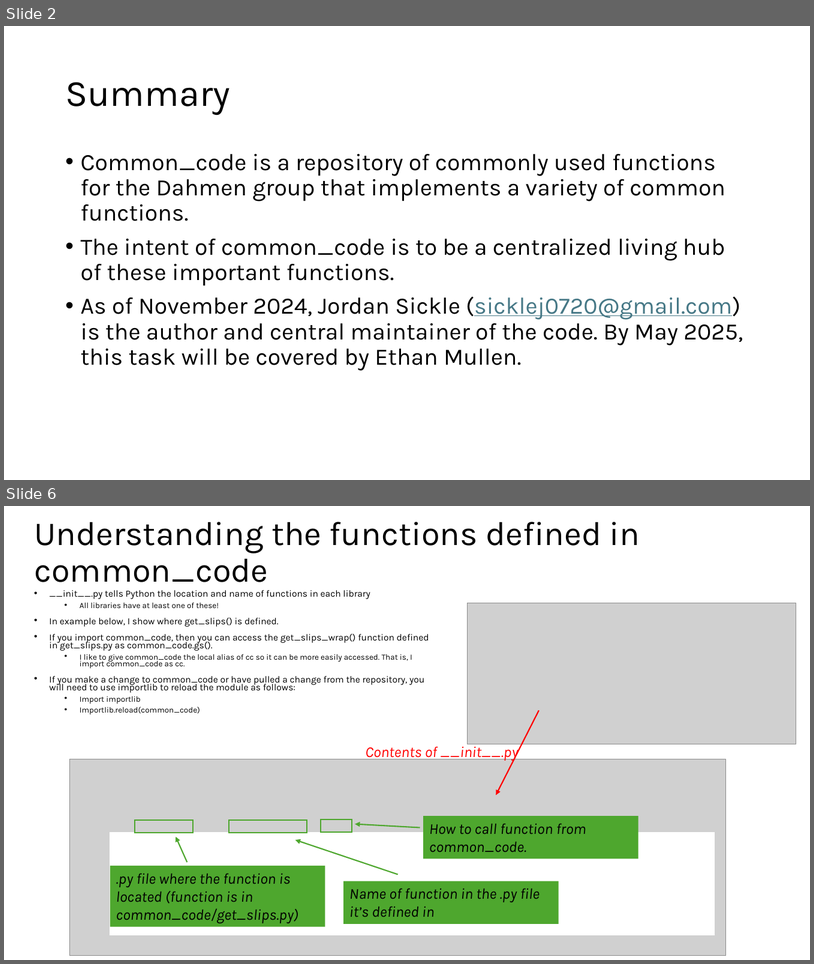
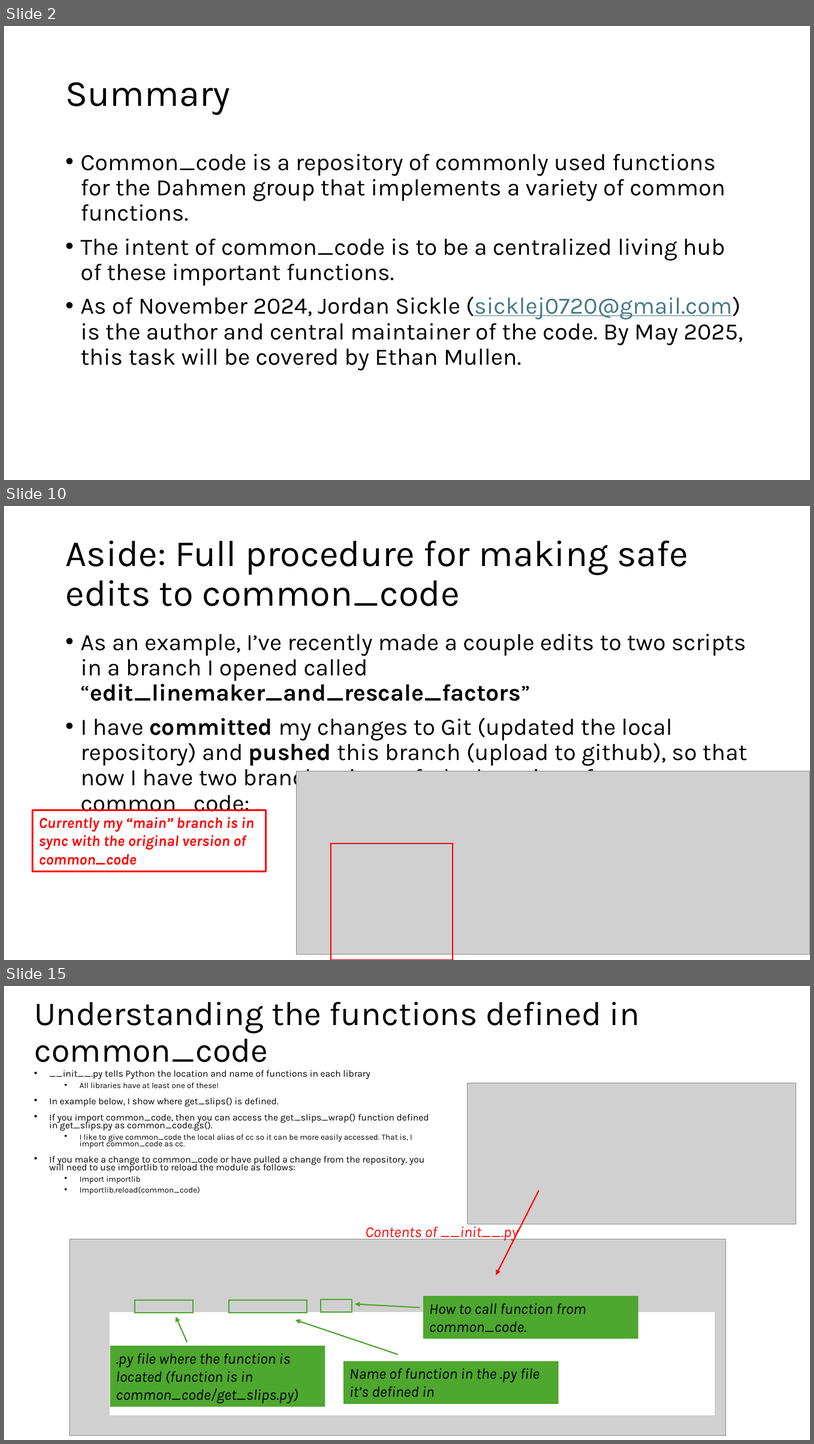
Before and after one commit to jmaniscool/common_code, a slide deck: start_guide.pptx. Shown one above the other, each under a label of ours: slides 2 and 6 before the commit, slides 2, 10 and 15 after it; the slides between them are not shown. The pictures are 814x964 and 814x1444 pixels, drawn with LibreOffice and Linux fonts; fonts in the diff are those of the drawing; grey boxes stand for pictures. Boxes give left, top, right and bottom in pixels: in the first picture for what was removed or moved away, otherwise in the second. Text is boxed around its words. In the diff, an @@ line names an element or a change of style, - is before the commit and + after.

```diff
--- a/start_guide.pptx
+++ b/start_guide.pptx
@@ slide 10 added at (x1=4, y1=506, x2=810, y2=960), background #FFFFFF @@
@@ title added at (x1=65, y1=540, x2=689, y2=606), 44 pt, text #000000 @@
+Aside: Full procedure for making safe edits to common_code
@@ text added at (x1=81, y1=634, x2=748, y2=811), 28 pt, text #000000 @@
+• As an example, I’ve recently made a couple edits to two scripts in a branch I opened called “edit_linemaker_and_rescale_factors”
+• I have committed my changes to Git (updated the local repository) and pushed this branch (upload to github), so that now I have two branches in my forked version of common_code:
@@ picture added at (x1=296, y1=771, x2=810, y2=954) @@
@@ rectangle added at (x1=33, y1=810, x2=266, y2=871), outline #FF0000 2.25 pt, 18 pt, text #FF0000, bold, italic @@
+Currently my “main” branch is in sync with the original version of common_code
@@ rectangle added at (x1=331, y1=844, x2=453, y2=960), outline #FF0000 1.5 pt @@
@@ what was slide 6 is now slide 15 @@
```
Also in this commit, not shown: 4 slides changed, 7 other slides added.
